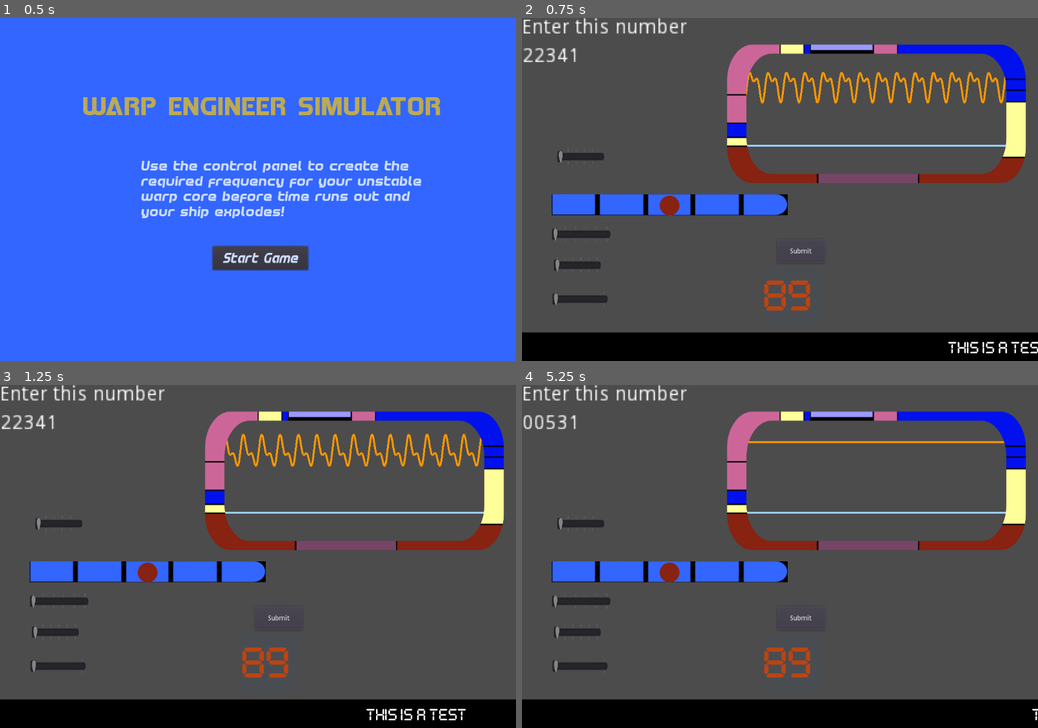
Above: before the commit, frames 1-4 (two rows, left to right).
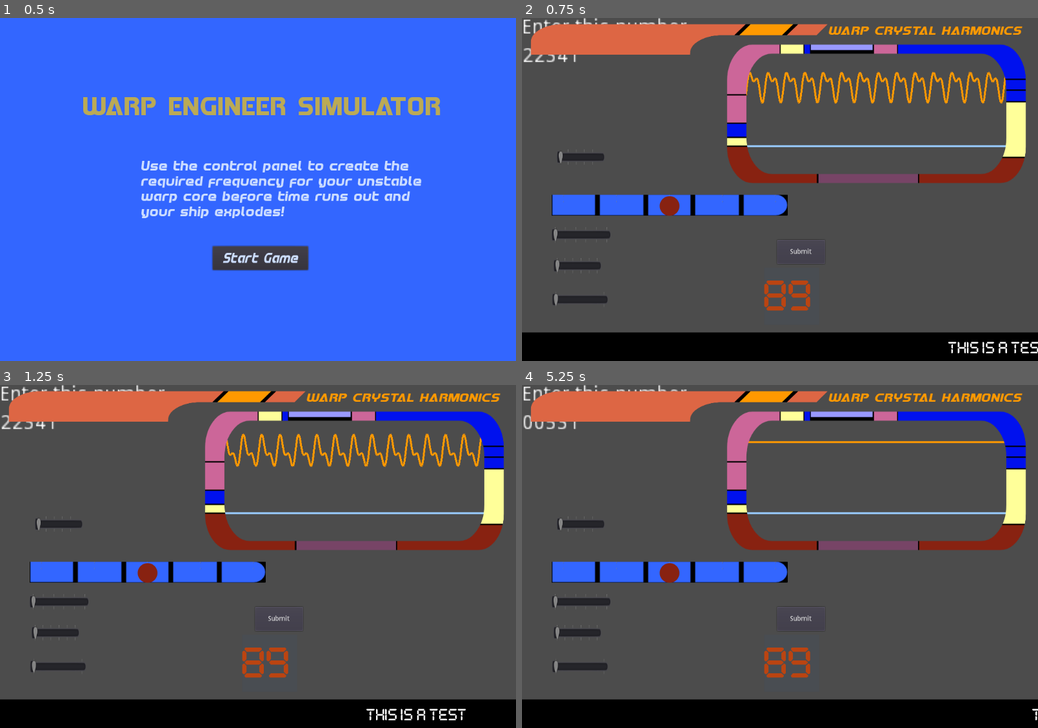
Above: after the commit, the same moments.

Repository: squiggle-at-squiggle/LDJam49
Game: Godot game, scene res://Scenes/Main.tscn
Two runs of this game, one before a commit and one after it. Both use one fixed random seed, a clock stepped at 60 frames per second and the inputs below.
Inputs:
- Up to frame 1 (0.5 s): no input
- Up to frame 2 (0.75 s): click "Start Game" at 0.5 s
- Up to frame 3 (1.25 s): no input
- Up to frame 4 (5.25 s): click "Submit" at 1.25 s; click "Submit" at 2 s; click "Submit" at 2.75 s; tap Enter at 3.5 s; tap Space at 4.25 s; click "Start Game" at 5 s

Frame 1 is identical in both runs. In frame 2, 4.7% of the frame differs, in the area x 1-97%, y 1-84%; in frame 3, 4.7%; in frame 4, 4.7%.

Commit message:
add shape does nothing 2

Diff:
--- /dev/null
+++ b/Fonts/title-font.tres
@@ -0,0 +1,7 @@
+[gd_resource type="DynamicFont" load_steps=2 format=2]
+
+[ext_resource path="res://Fonts/redlineexpandital.ttf" type="DynamicFontData" id=1]
+
+[resource]
+size = 28
+font_data = ExtResource( 1 )
--- a/Scenes/ControlPanel.tscn
+++ b/Scenes/ControlPanel.tscn
@@ -11,26 +11,33 @@
 [ext_resource path="res://Scenes/SliderFive.tscn" type="PackedScene" id=9]
 [ext_resource path="res://Sound/sfx-slide-click.mp3" type="AudioStream" id=10]
 [ext_resource path="res://Sound/sfx-button-press.mp3" type="AudioStream" id=11]
+[ext_resource path="res://Fonts/title-font.tres" type="DynamicFont" id=12]
+[ext_resource path="res://Art/shape-does-nothing-2.png" type="Texture" id=13]
 
 [node name="ControlPanel" type="CanvasLayer"]
 script = ExtResource( 1 )
 
-[node name="Control" type="Control" parent="."]
+[node name="ColorRect" type="ColorRect" parent="."]
+visible = false
+light_mask = 0
 anchor_right = 1.0
 anchor_bottom = 1.0
 margin_left = -1.0
-margin_top = 2.82843
+margin_top = 3.18199
 margin_right = -1.0
-margin_bottom = 2.82843
+margin_bottom = 3.18201
+color = Color( 0, 0, 0, 1 )
 __meta__ = {
 "_edit_use_anchors_": false
 }
 
-[node name="ColorRect" type="ColorRect" parent="Control"]
-visible = false
+[node name="Control" type="Control" parent="."]
 anchor_right = 1.0
 anchor_bottom = 1.0
-color = Color( 0, 0, 0, 1 )
+margin_left = -1.35358
+margin_top = 3.88908
+margin_right = -1.35352
+margin_bottom = 3.8891
 __meta__ = {
 "_edit_use_anchors_": false
 }
@@ -83,6 +90,18 @@
 margin_right = -890.5
 margin_bottom = -95.9999
 
+[node name="Label" type="Label" parent="Control"]
+margin_left = 640.707
+margin_top = 10.2825
+margin_right = 1050.71
+margin_bottom = 35.2825
+custom_fonts/font = ExtResource( 12 )
+custom_colors/font_color = Color( 1, 0.6, 0, 1 )
+text = "WARP CRYSTAL HARMONICS"
+__meta__ = {
+"_edit_use_anchors_": false
+}
+
 [node name="Sprite" type="Sprite" parent="."]
 position = Vector2( 461, 130.2 )
 scale = Vector2( 0.529167, 0.7575 )
@@ -99,6 +118,11 @@
 [node name="ButtonPressSound" type="AudioStreamPlayer" parent="."]
 stream = ExtResource( 11 )
 
+[node name="ShapeThingDoesNothing" type="Sprite" parent="."]
+position = Vector2( 329.408, 45.1915 )
+scale = Vector2( 0.520715, 0.294518 )
+texture = ExtResource( 13 )
+
 [connection signal="pressed" from="Control/Submit" to="." method="_on_Submit_pressed"]
 [connection signal="changed" from="Control/SliderOne" to="." method="_on_SliderOne_changed"]
 [connection signal="changed" from="Control/SliderTwo" to="." method="_on_SliderTwo_changed"]
--- a/Scenes/Main.tscn
+++ b/Scenes/Main.tscn
@@ -8,8 +8,11 @@
 [ext_resource path="res://Scenes/Countdown.tscn" type="PackedScene" id=6]
 [ext_resource path="res://Sound/sfw-interior-drone-louder.mp3" type="AudioStream" id=7]
 
-[node name="Main" type="Node"]
+[node name="Main" type="Control"]
 script = ExtResource( 1 )
+__meta__ = {
+"_edit_use_anchors_": false
+}
 Puzzle = ExtResource( 5 )
 
 [node name="ControlPanel" parent="." instance=ExtResource( 2 )]
Binary file added: Art/shape-does-nothing-2.png
Not shown, added: Art/shape-does-nothing-2.png.import
Not shown: 1 places in Scenes/ControlPanel.tscn that only renumber resources
